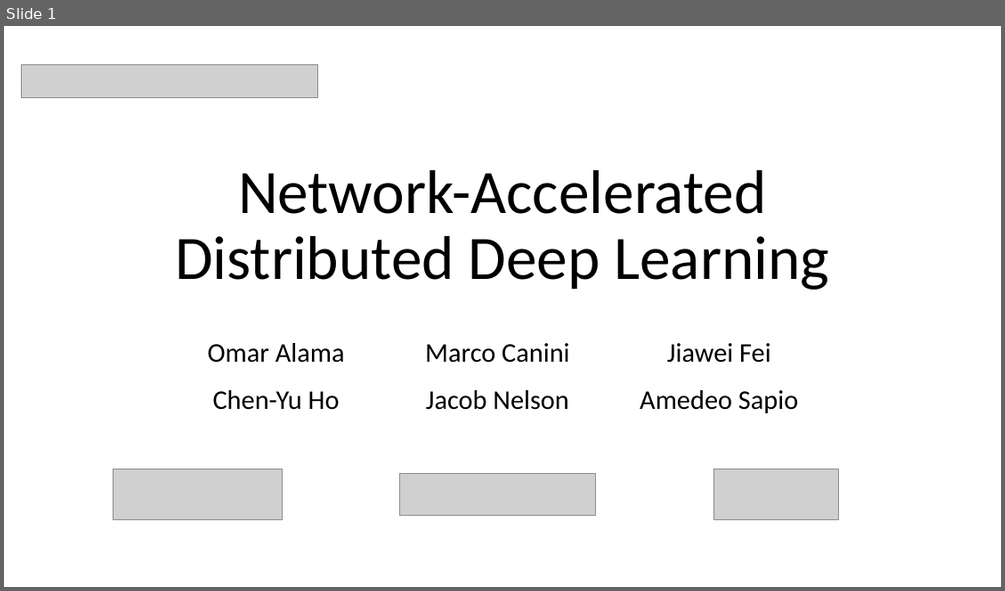
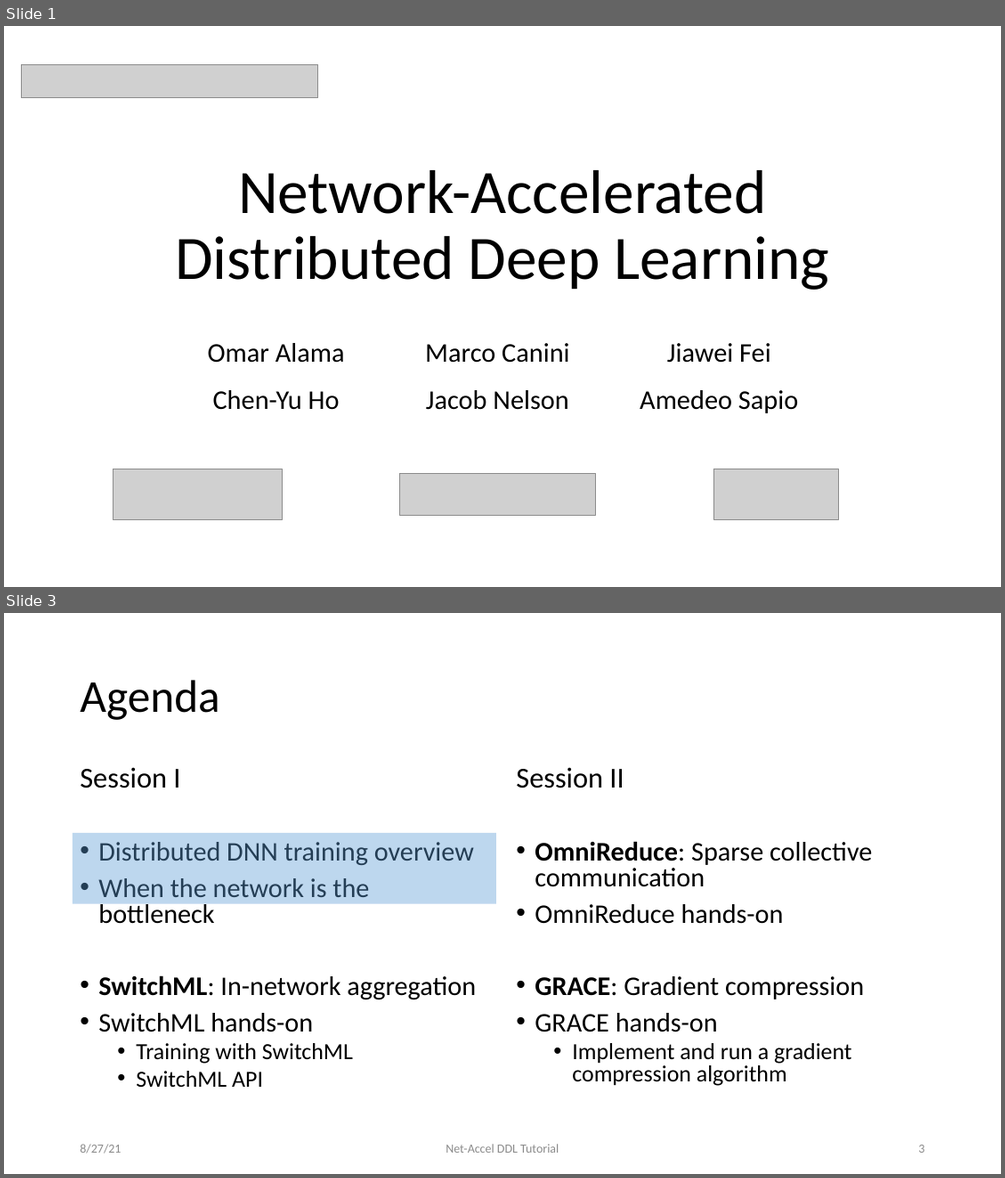
Before and after one commit to sands-lab/net-accel-dl-tutorial-sigcomm21, a slide deck: 1-intro.pptx. Shown one above the other, each under a label of ours: slide 1 before the commit, slides 1 and 3 after it; the slides between them are not shown. The pictures are 1005x591 and 1005x1178 pixels, drawn with LibreOffice and Linux fonts; fonts in the diff are those of the drawing; grey boxes stand for pictures. Boxes give left, top, right and bottom in pixels: in the first picture for what was removed or moved away, otherwise in the second. Text is boxed around its words. In the diff, an @@ line names an element or a change of style, - is before the commit and + after.

```diff
--- a/1-intro.pptx
+++ b/1-intro.pptx
@@ slide 3 added at bbox=[4, 613, 1001, 1174], background #FFFFFF @@
@@ title added at bbox=[80, 680, 219, 720], 44 pt, text #000000 @@
+Agenda
@@ text added at bbox=[80, 767, 476, 1086], 25.9 pt, text #000000 @@
+Session I
+• Distributed DNN training overview
+• When the network is the bottleneck
+• SwitchML: In-network aggregation
+• SwitchML hands-on
+  • Training with SwitchML
+  • SwitchML API
@@ text added at bbox=[516, 767, 872, 1086], 25.9 pt, text #000000 @@
+Session II
+• OmniReduce: Sparse collective communication
+• OmniReduce hands-on
+• GRACE: Gradient compression
+• GRACE hands-on
+  • Implement and run a gradient compression algorithm
@@ rectangle added at bbox=[73, 833, 497, 904], fill #5B9BD5 at 40% opacity @@
@@ text added at bbox=[80, 1143, 121, 1153], 12 pt, text #8C8C8C @@
+8/27/21
@@ text added at bbox=[445, 1143, 558, 1152], 12 pt, text #8C8C8C @@
+Net-Accel DDL Tutorial
@@ page number added at bbox=[918, 1144, 924, 1152], 12 pt, text #8C8C8C @@
+3
```
Also in this commit, not shown: 15 slides changed, 1 other slide added, 1 other file.
